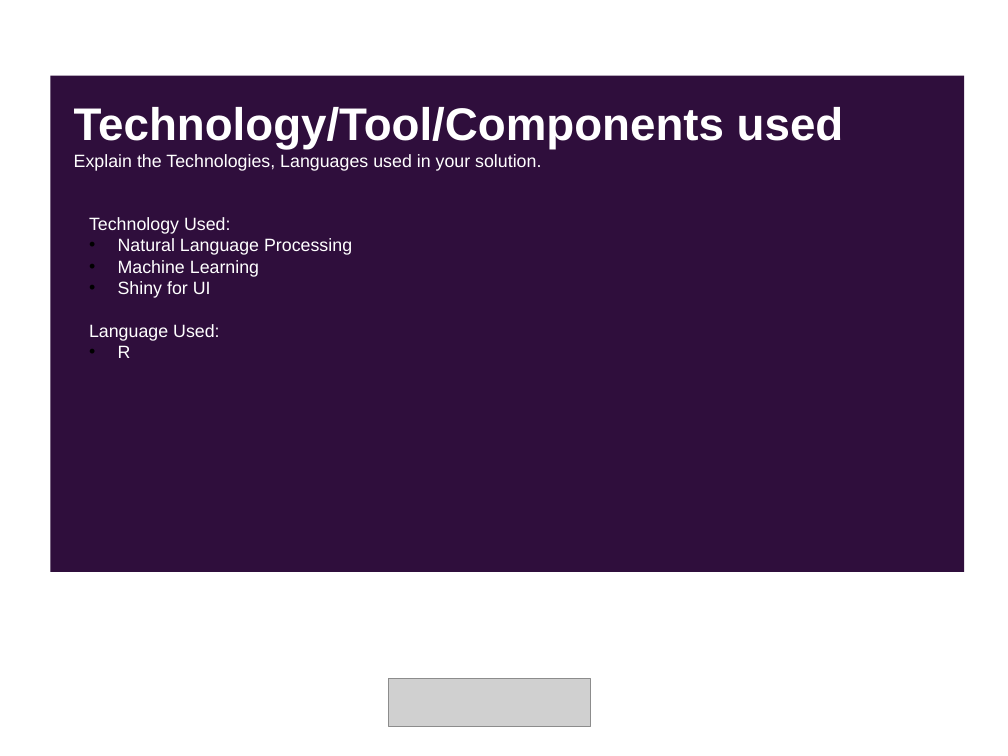
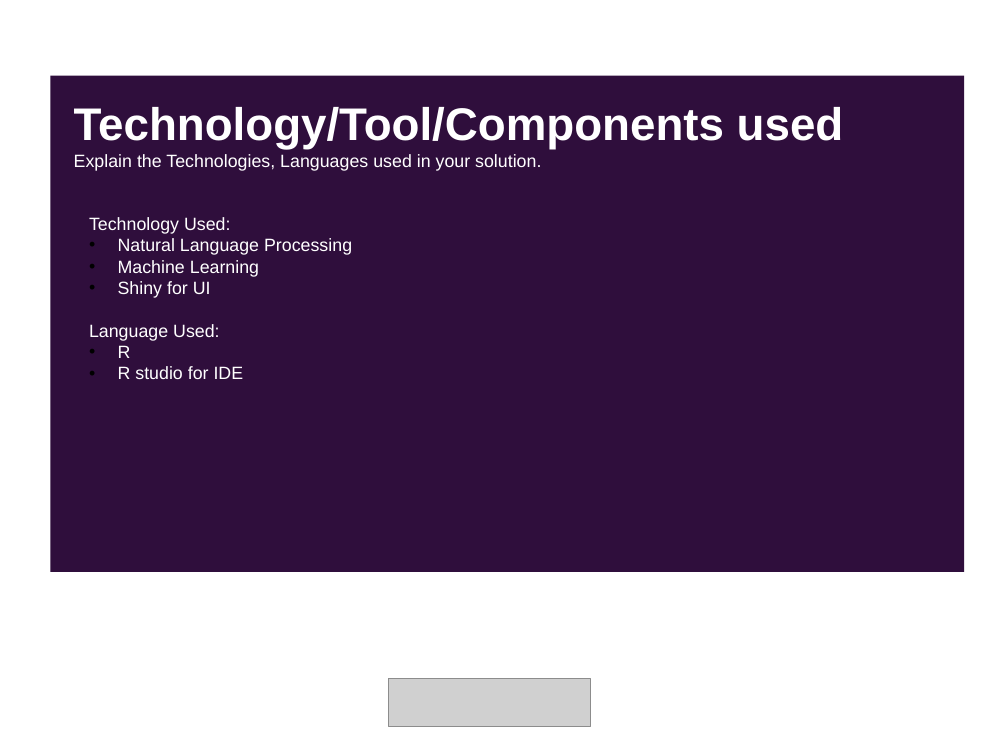
Before and after one commit to Snehashish30/NLP_chatbot, a slide deck: slide 6 of SolutionPresentation.pptx (slide 5 before the commit). Drawn at 1008x756 pixels with LibreOffice and Linux fonts; fonts in the diff are those of the drawing; grey boxes stand for pictures. Boxes give left, top, right and bottom in pixels: in the first picture for what was removed or moved away, otherwise in the second. Text is boxed around its words. In the diff, an @@ line names an element or a change of style, - is before the commit and + after.

```diff
--- a/SolutionPresentation.pptx
+++ b/SolutionPresentation.pptx
@@ text at box(118, 366, 244, 379): paragraph added @@
+• R studio for IDE
```
Also in this commit, not shown: 10 other slides changed, 2 slides added, 1 slide removed, 14 other files.
